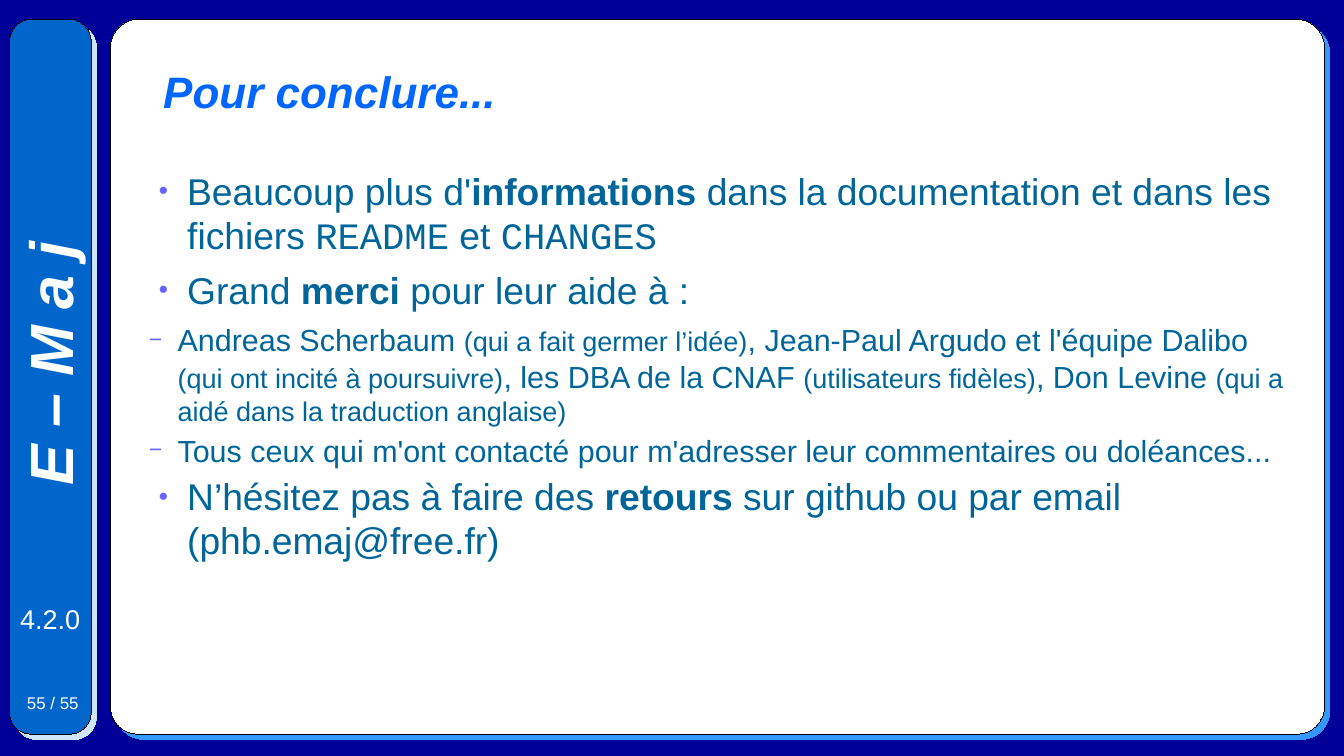
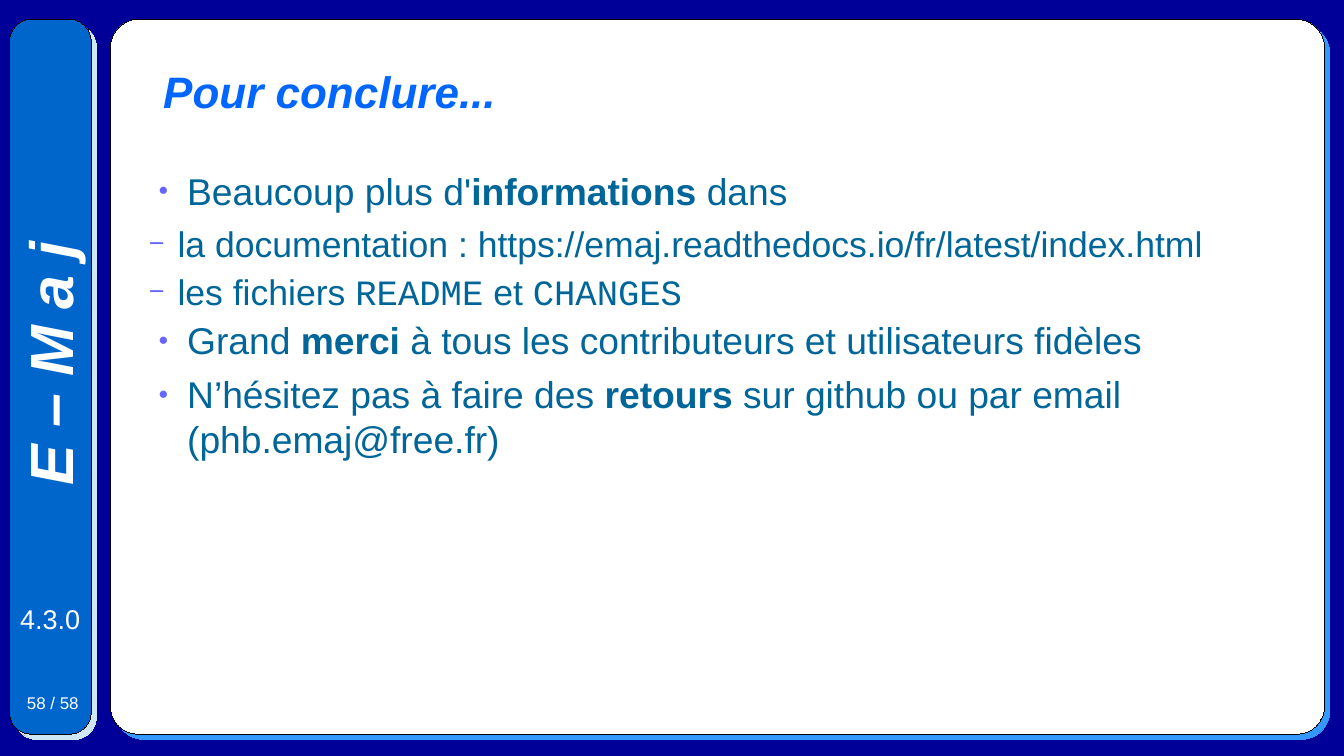
Before and after one commit to beaud76/emaj_doc, a slide deck: slide 58 of Emaj.devel_pres_fr.odp (slide 55 before the commit). Drawn at 1344x756 pixels with LibreOffice and Linux fonts; fonts in the diff are those of the drawing. Boxes give left, top, right and bottom in pixels: in the first picture for what was removed or moved away, otherwise in the second. Text is boxed around its words. In the diff, an @@ line names an element or a change of style, - is before the commit and + after.

```diff
--- a/Emaj.devel_pres_fr.odp
+++ b/Emaj.devel_pres_fr.odp
@@ text at (178, 178, 1203, 355): text changed; size 18 to 21 pt @@
-● Beaucoup plus d'informations dans la documentation et dans les fichiers README et CHANGES
-● Grand merci pour leur aide à :
-  − Andreas Scherbaum (qui a fait germer l’idée), Jean-Paul Argudo et l'équipe Dalibo (qui ont incité à poursuivre), les DBA de la CNAF (utilisateurs fidèles), Don Levine (qui a aidé dans la traduction anglaise)
-  − Tous ceux qui m'ont contacté pour m'adresser leur commentaires ou doléances...
+● Beaucoup plus d'informations dans
+  − la documentation : https://emaj.readthedocs.io/fr/latest/index.html
+  − les fichiers README et CHANGES
+● Grand merci à tous les contributeurs et utilisateurs fidèles
@@ text at (20, 610, 80, 630): text changed @@
-4.2.0
+4.3.0
@@ page number at (27, 697, 79, 709): text changed @@
-55 / 55
+58 / 58
```
Also in this commit, not shown: 53 other slides changed, 3 slides added, 7 other files.
